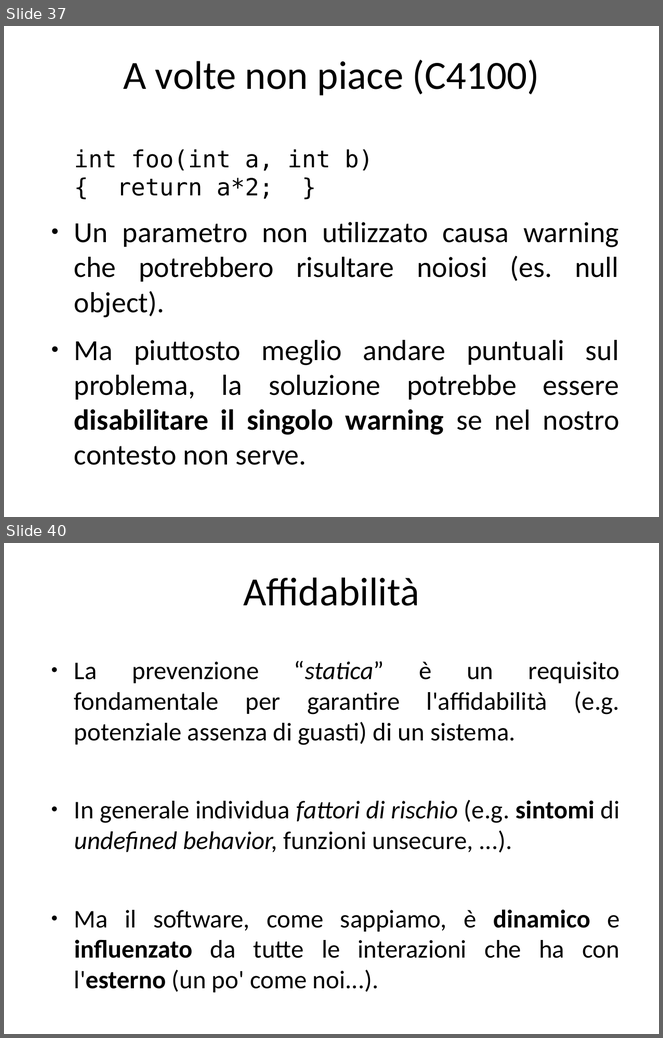
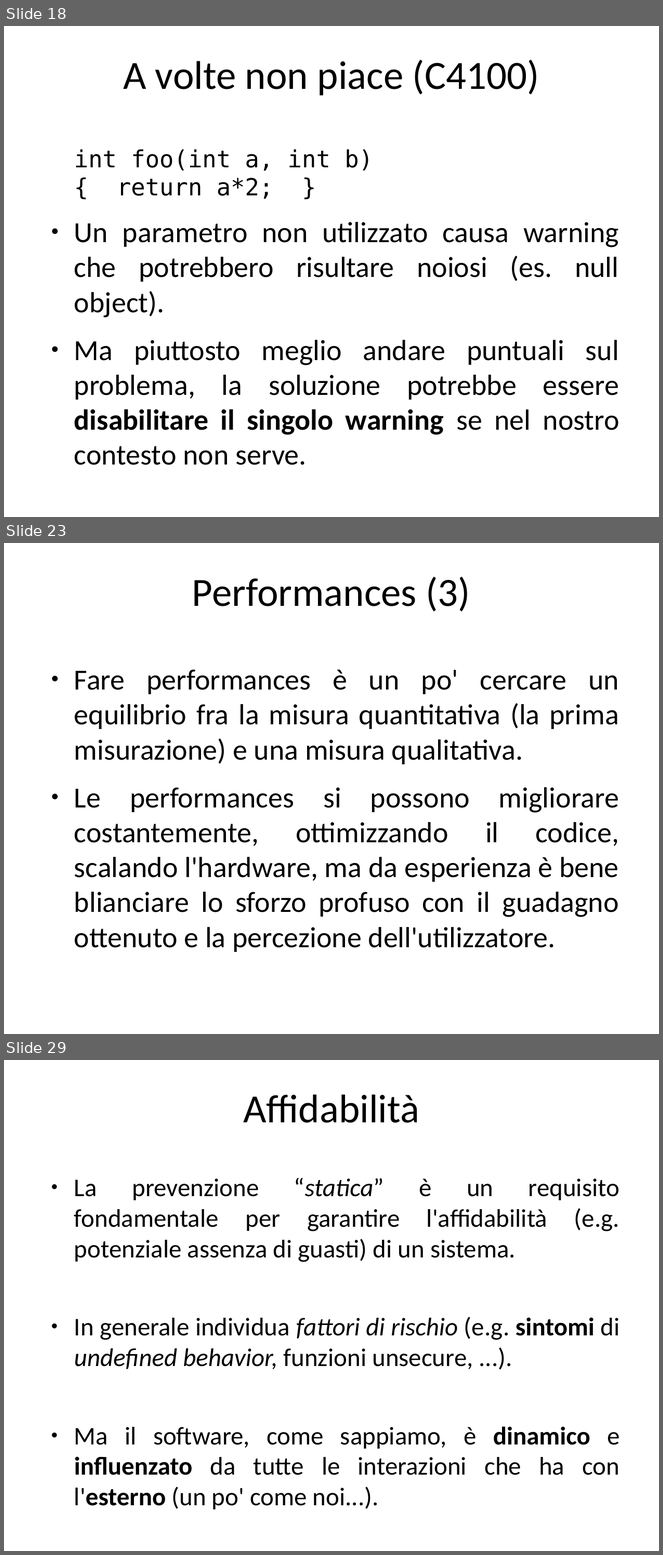
Before and after one commit to guidop/CDays14, a slide deck: CDays14.odp. Shown one above the other, each under a label of ours: slides 37 and 40 before the commit, slides 18, 23 and 29 after it; the slides between them are not shown. The pictures are 663x1038 and 663x1555 pixels, drawn with LibreOffice and Linux fonts; fonts in the diff are those of the drawing. Boxes give left, top, right and bottom in pixels: in the first picture for what was removed or moved away, otherwise in the second. Text is boxed around its words. In the diff, an @@ line names an element or a change of style, - is before the commit and + after.

```diff
--- a/CDays14.odp
+++ b/CDays14.odp
@@ slide 23 added at [4,543,659,1034], background #FFFFFF @@
@@ title added at [192,577,470,612], 44 pt, text #000000 @@
+Performances (3)
@@ text added at [74,669,619,952], 32 pt, text #000000 @@
+● Fare performances è un po' cercare un equilibrio fra la misura quantitativa (la prima misurazione) e una misura qualitativa.
+● Le performances si possono migliorare costantemente, ottimizzando il codice, scalando l'hardware, ma da esperienza è bene blianciare lo sforzo profuso con il guadagno ottenuto e la percezione dell'utilizzatore.
@@ what was slide 37 is now slide 18 @@
@@ what was slide 40 is now slide 29 @@
```
Also in this commit, not shown: 5 slides changed, 11 other slides added, 27 slides removed, 10 other files.
